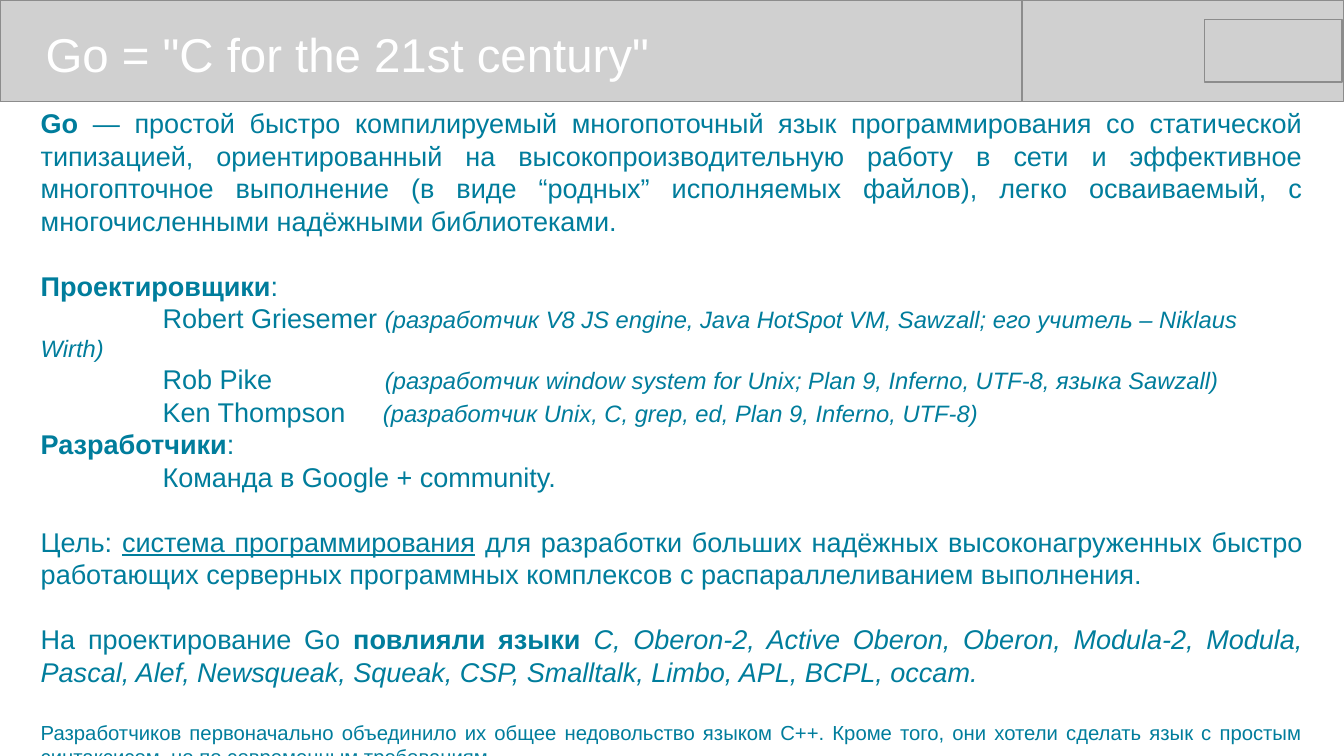
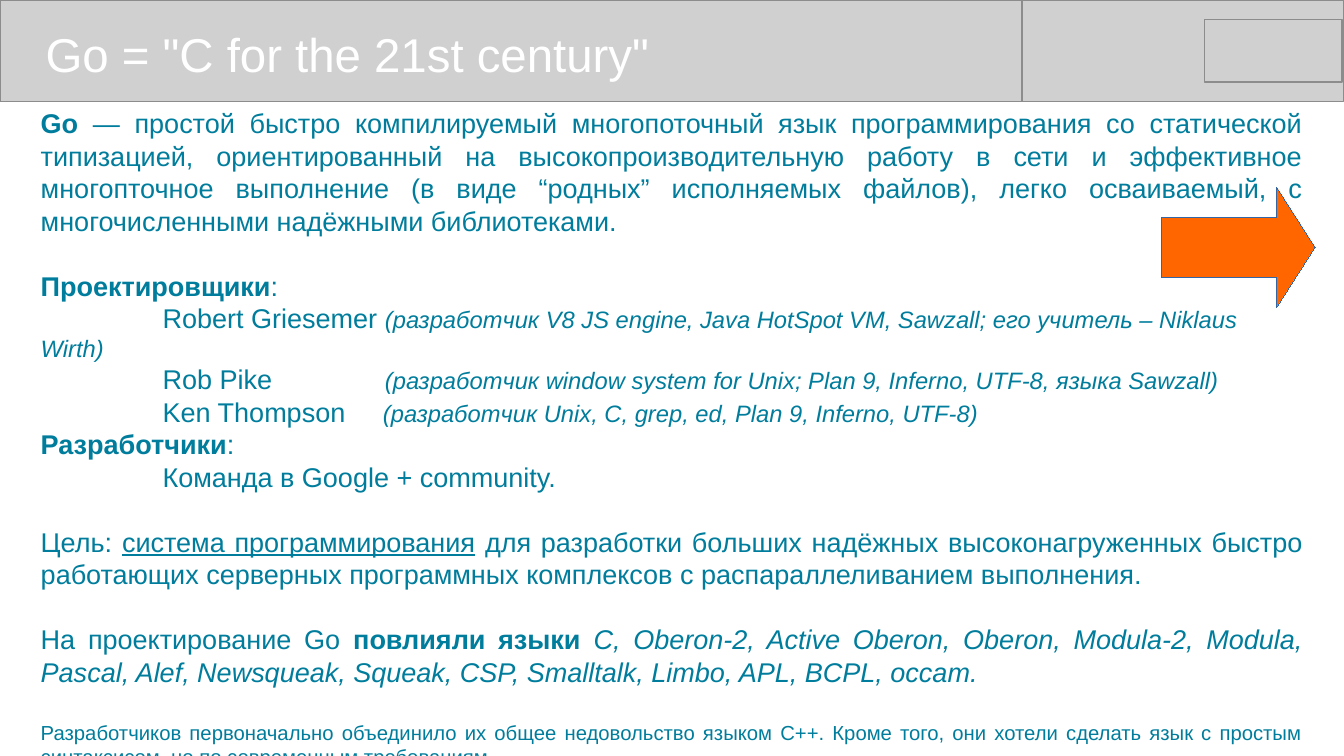
Before and after one commit to mike-shock/Go_language, a slide deck: slide 4 of Go_Intro.odp. Drawn at 1344x756 pixels with LibreOffice and Linux fonts; fonts in the diff are those of the drawing; grey boxes stand for pictures. Boxes give left, top, right and bottom in pixels: in the first picture for what was removed or moved away, otherwise in the second. Text is boxed around its words. In the diff, an @@ line names an element or a change of style, - is before the commit and + after.

```diff
--- a/Go_Intro.odp
+++ b/Go_Intro.odp
@@ right arrow added at (1162,188,1316,307), fill #FF6600, outline #3465A4 0 pt @@
```
Also in this commit, not shown: 1 other slide changed, 2 slides removed, 1 other file.
